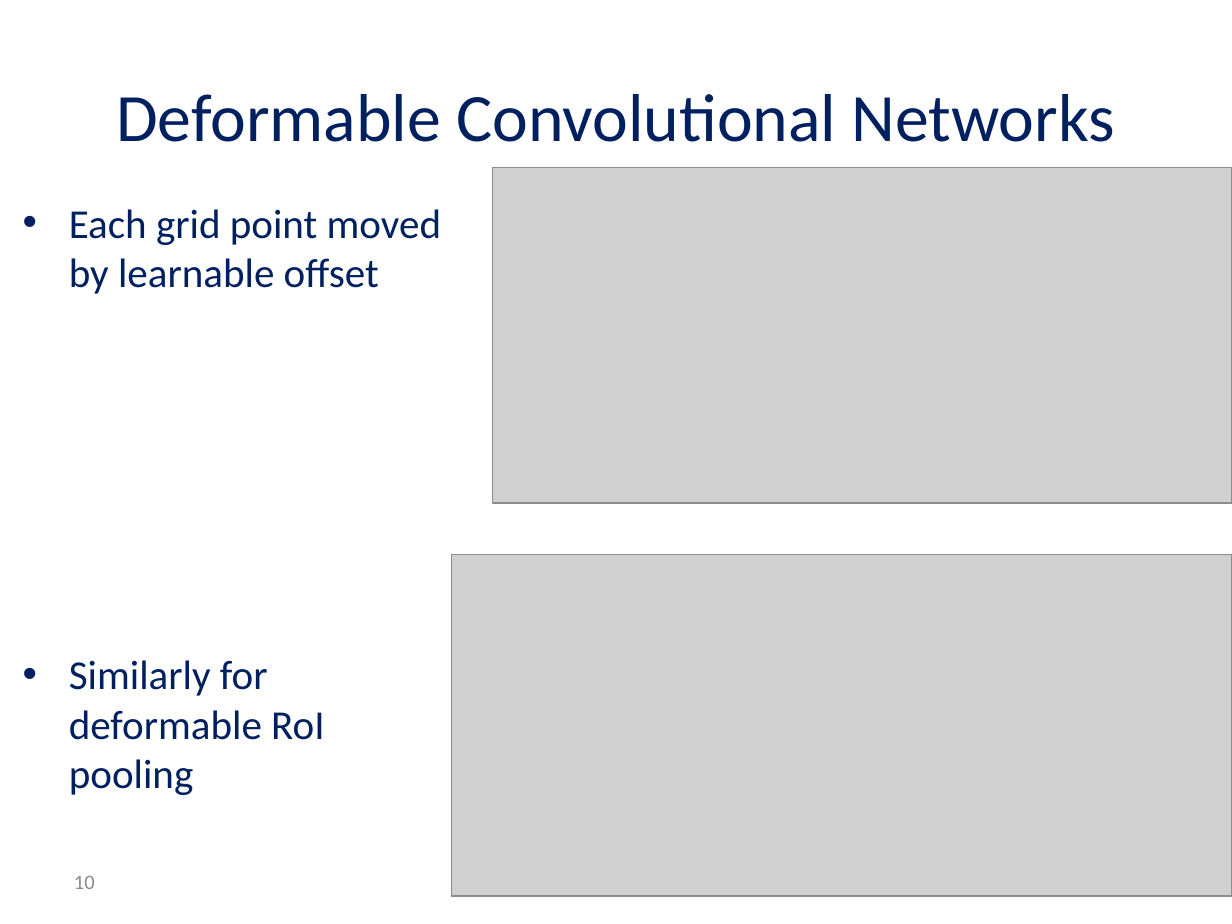
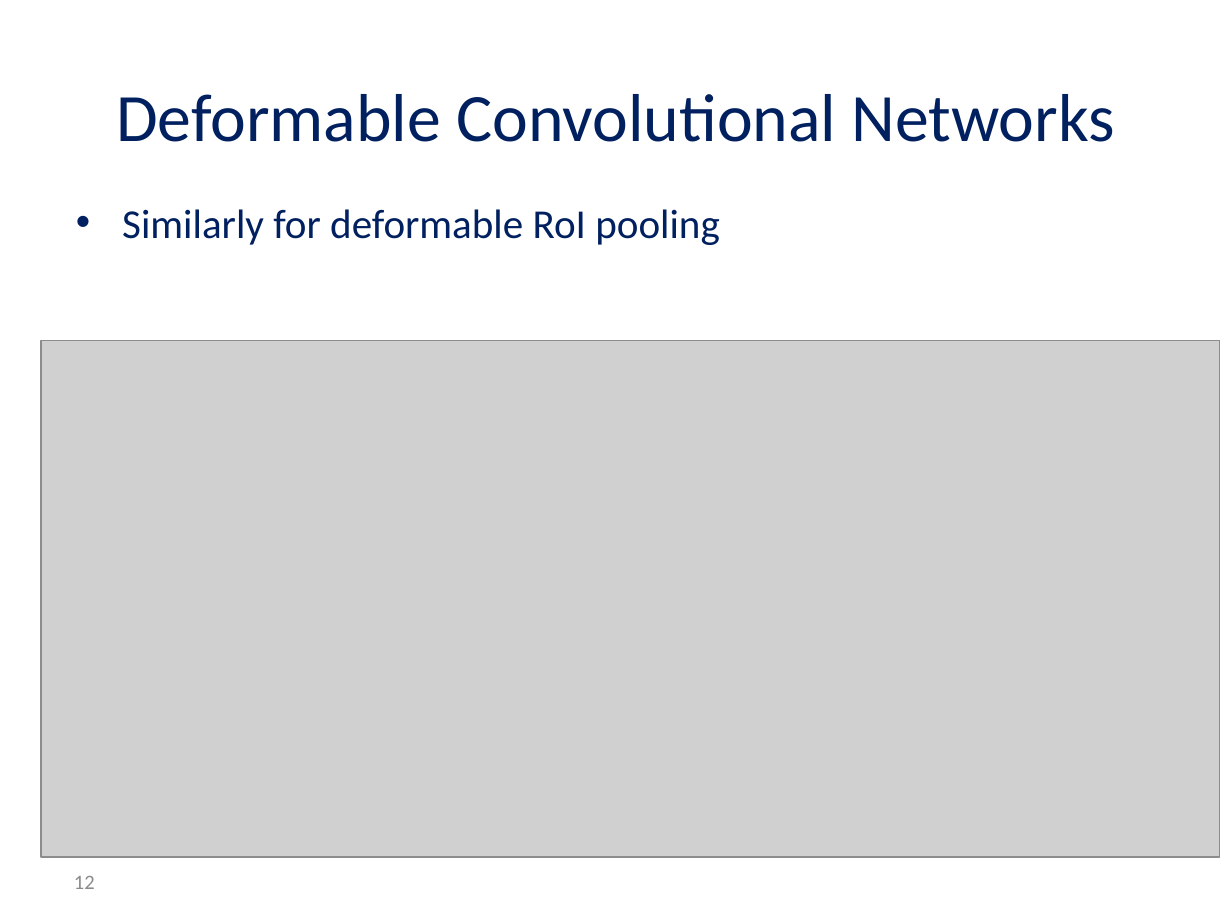
Before and after one commit to andyro2/Pneumonia-Detection-from-Chest-X-Rays-with-Robustness-to-Deformations, a slide deck: slide 12 of MidPresentation_Andy_Or.pptx (slide 10 before the commit). Drawn at 1232x924 pixels with LibreOffice and Linux fonts; fonts in the diff are those of the drawing; grey boxes stand for pictures; background and template pictures are left out. Boxes give left, top, right and bottom in pixels: in the first picture for what was removed or moved away, otherwise in the second. Text is boxed around its words. In the diff, an @@ line names an element or a change of style, - is before the commit and + after.

```diff
--- a/MidPresentation_Andy_Or.pptx
+++ b/MidPresentation_Andy_Or.pptx
@@ picture removed at (x1=493, y1=168, x2=1232, y2=504) @@
@@ text "Similarly for deformable RoI pooling" moved from (x1=69, y1=209, x2=441, y2=795) to (x1=122, y1=209, x2=720, y2=245) @@
@@ text at (x1=69, y1=209, x2=441, y2=294): paragraph removed @@
-• Each grid point moved by learnable offset
@@ picture resized from (x1=452, y1=554, x2=1232, y2=896) to (x1=41, y1=341, x2=1220, y2=857) @@
@@ page number at (x1=74, y1=876, x2=95, y2=889): text changed @@
-10
+12
```
Also in this commit, not shown: 8 other slides changed, 8 slides added, 1 slide removed, 1 other file.
